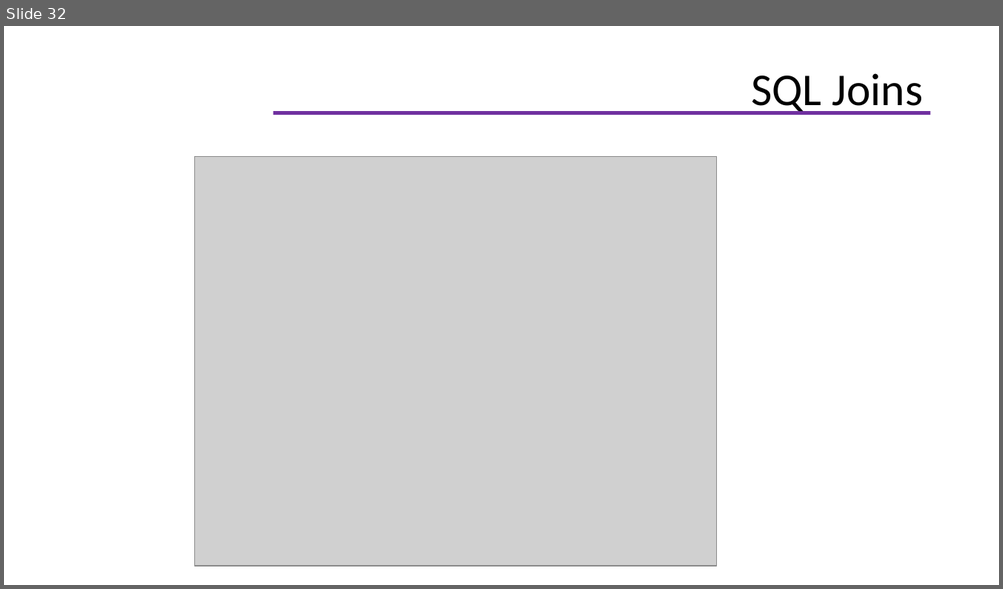
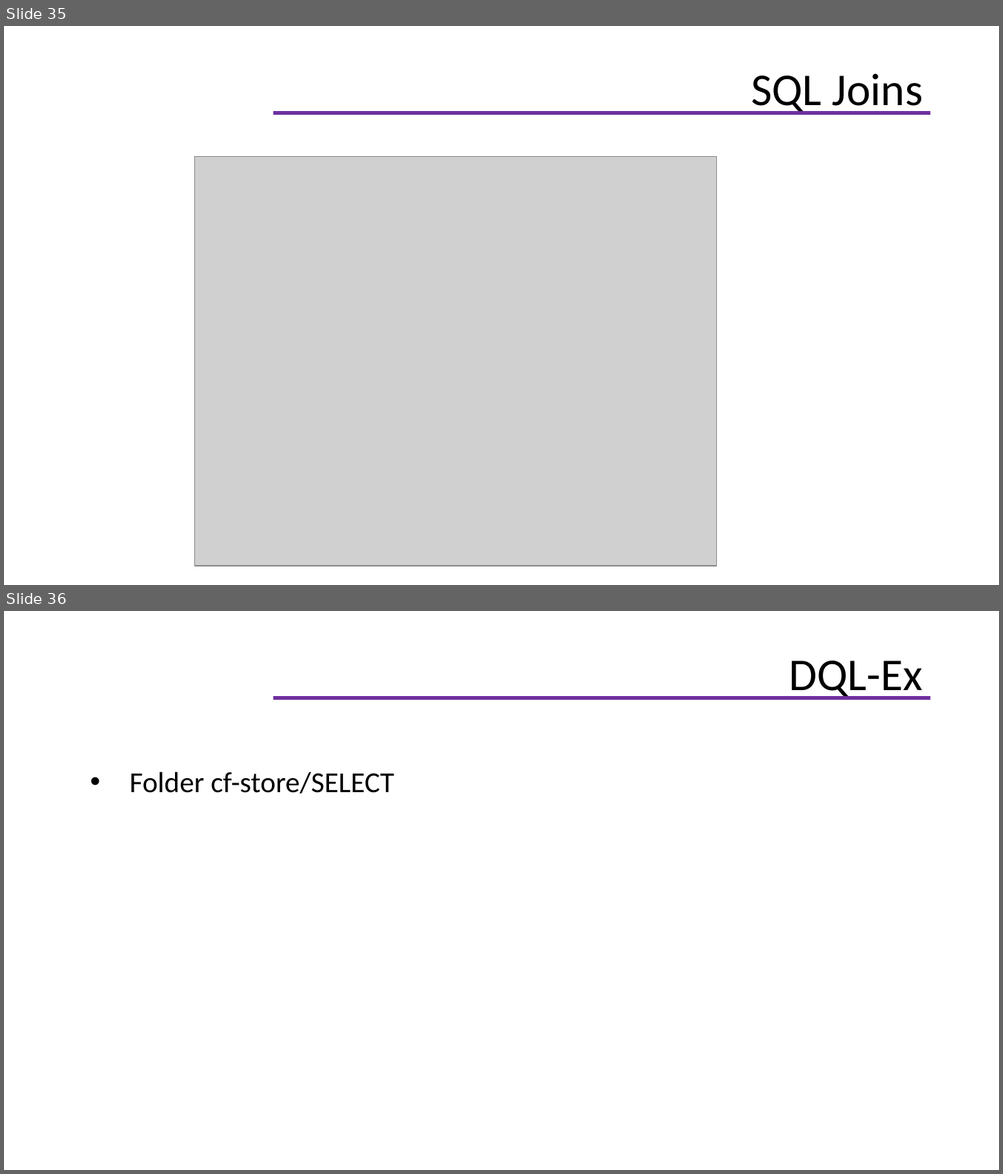
Before and after one commit to helenhash/database-training, a slide deck: database.pptx. Shown one above the other, each under a label of ours: slide 32 before the commit, slides 35 and 36 after it. The pictures are 1003x589 and 1003x1174 pixels, drawn with LibreOffice and Linux fonts; fonts in the diff are those of the drawing; grey boxes stand for pictures; background and template pictures are left out. Boxes give left, top, right and bottom in pixels: in the first picture for what was removed or moved away, otherwise in the second. Text is boxed around its words. In the diff, an @@ line names an element or a change of style, - is before the commit and + after.

```diff
--- a/database.pptx
+++ b/database.pptx
@@ slide 36 added at (x1=4, y1=611, x2=999, y2=1170), background #FFFFFF; not listed: 1 template element that a slide beside it also shows @@
@@ title added at (x1=789, y1=661, x2=923, y2=700), 33 pt, text #000000 @@
+DQL-Ex
@@ text added at (x1=130, y1=772, x2=394, y2=794), 21 pt, text #000000 @@
+• Folder cf-store/SELECT
@@ what was slide 32 is now slide 35 @@
```
Also in this commit, not shown: 7 slides changed, 11 other slides added, 9 other files.
